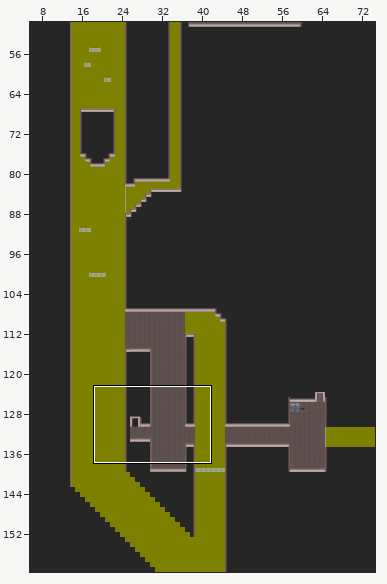
One commit to this Tiled map: scenes/map/sewageSection.tmx. The picture above shows the old version from afar; the outline marks the close-up.
Close-up. The starting point:
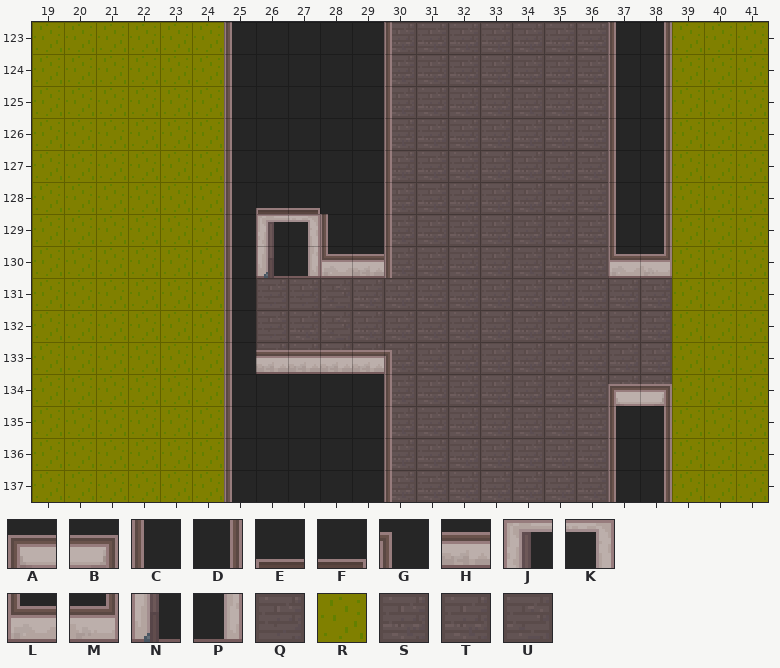
Cells are 16x16 px. Shown: x 19..41, y 123..137.
Key: from "tileset": A 119, B 124, C 151, D 156, E 190, F 191, G 218 flipped left-right, H 219, J 222, K 223, L 247, M 250, N 254, P 255, Q 314, R 406, S 407, T 439, U 440.
_ is an empty cell.
Layer "Floor, background and sewage" before, first column x 19:
123 RRRRRR_____SSSSSSS__RRR
124 RRRRRR_____SSSSSSS__RRR
125 RRRRRR_____SSSSSSS__RRR
126 RRRRRR_____SSSSSSS__RRR
127 RRRRRR_____SSSSSSS__RRR
128 RRRRRR_____SSSSSSS__RRR
129 RRRRRR_____SSSSSSS__RRR
130 RRRRRR_____SSSSSSS__RRR
131 RRRRRR_QQUTSSSSSSSSSRRR
132 RRRRRR_QTUTSSSSSSSSSRRR
133 RRRRRR_QTQSSSSSSSSSSRRR
134 RRRRRR_____SSSSSSSSSRRR
135 RRRRRR_____SSSSSSS__RRR
136 RRRRRR_____SSSSSSS__RRR
137 RRRRRR_____SSSSSSS__RRR
Layer "Barriers" before, first column x 19:
123 ______C____C______CD___
124 ______C____C______CD___
125 ______C____C______CD___
126 ______C____C______CD___
127 ______C____C______CD___
128 ______CEF__C______CD___
129 ______CJKC_C______CD___
130 ______CNPLHC______LM___
131 ______C________________
132 ______C________________
133 ______CHHHHG___________
134 ______C____C______AB___
135 ______C____C______CD___
136 ______C____C______CD___
137 ______C____C______CD___
After:
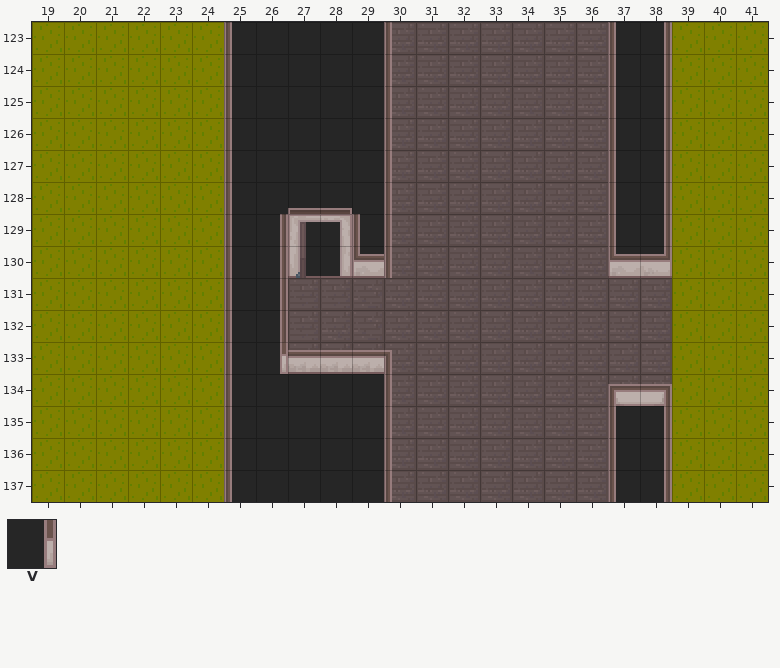
Further tiles: from "tileset": V 154.
Commit: Fix bug on sewage map There was a hole in the wall
What changed:
Changed rows in their new state; . is an unchanged cell.
Layer "Floor, background and sewage":
first column x 26:
131 _
132 _
133 _
Layer "Barriers":
first column x 26:
128 _EF.
129 DJKC
130 DNPL
131 D...
132 D...
133 V...
Pixel boxes of the changes (left, top, right, bottom) in both close-ups:
changed: (256, 208, 384, 374)
